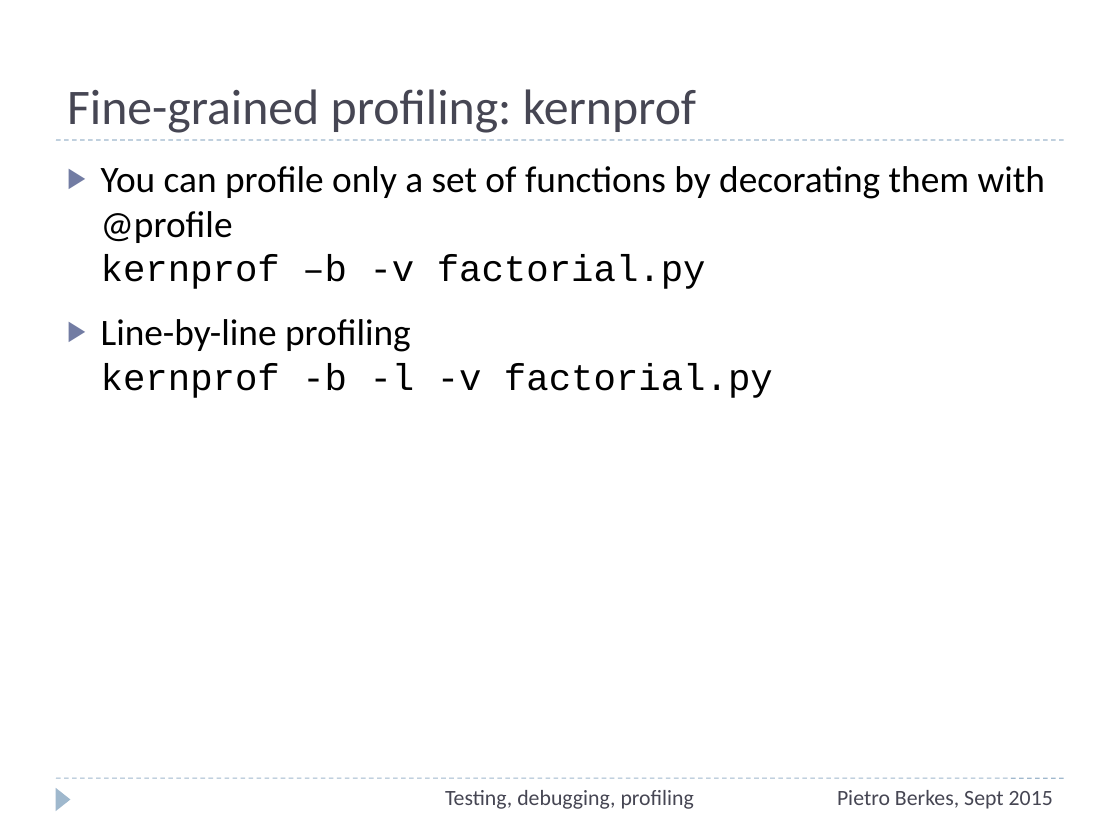
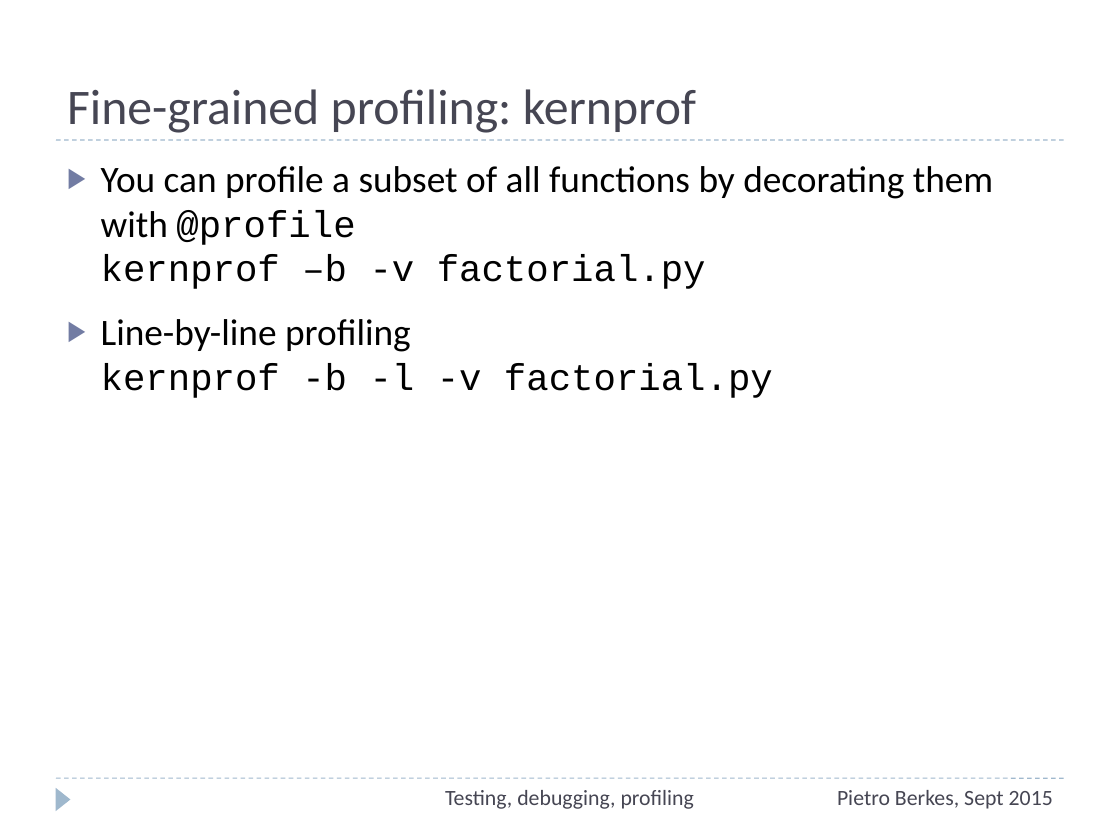
Before and after one commit to ASPP/testing_debugging_profiling, a slide deck: slide 75 of testing-debugging-profiling.pptx (slide 74 before the commit). Drawn at 1120x840 pixels with LibreOffice and Linux fonts; fonts in the diff are those of the drawing. Boxes give left, top, right and bottom in pixels: in the first picture for what was removed or moved away, otherwise in the second. Text is boxed around its words. In the diff, an @@ line names an element or a change of style, - is before the commit and + after.

```diff
--- a/testing-debugging-profiling.pptx
+++ b/testing-debugging-profiling.pptx
@@ text at box(101, 166, 993, 289): text changed @@
-▶ You can profile only a set of functions by decorating them with @profile
-  kernprof –b -v factorial.py
+▶ You can profile a subset of all functions by decorating them with @profile
+  kernprof –b -v factorial.py
```
Also in this commit, not shown: 9 other slides changed, 1 slide added, 1 other file.
